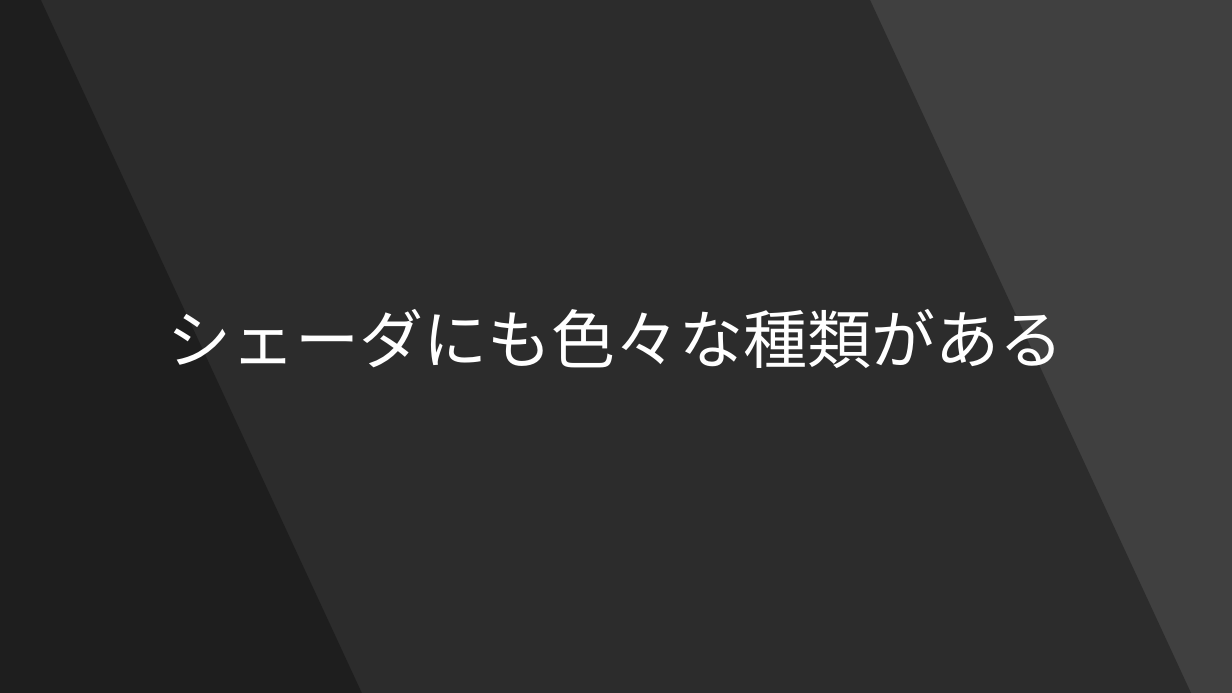
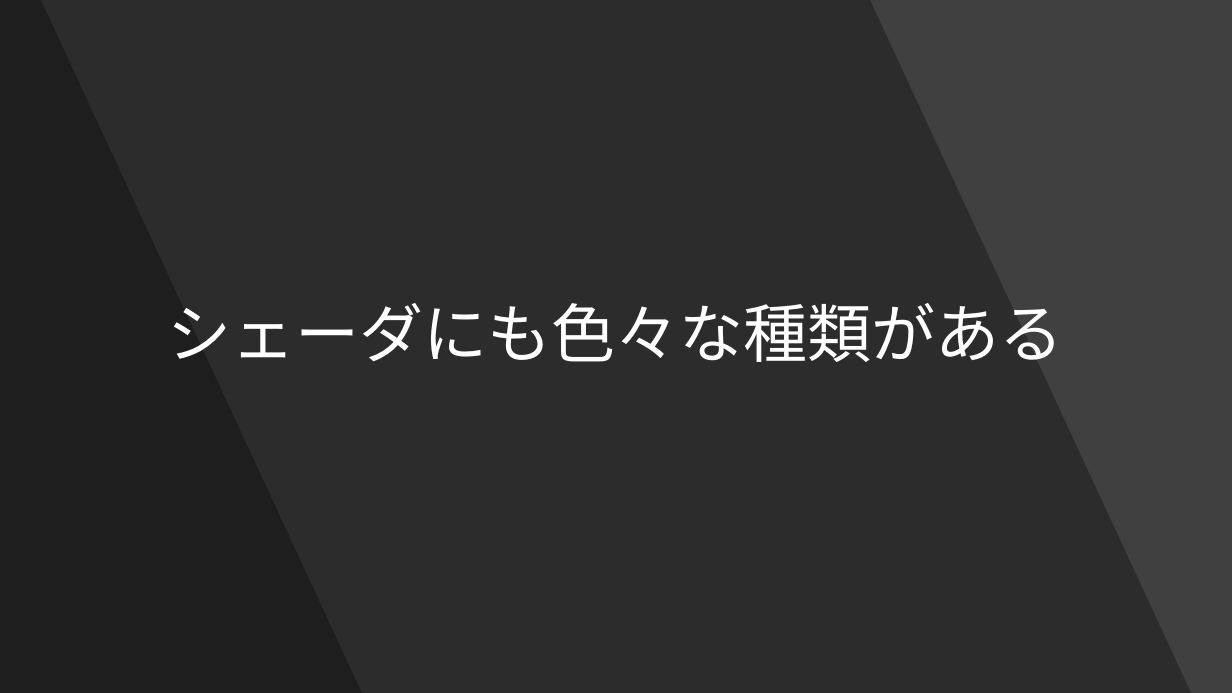
Before and after one commit to Forenard/TsubuyakiGLSL, a slide deck: slide 5 of つぶやきGLSLとは.pptx. Drawn at 1232x693 pixels with LibreOffice and Linux fonts; fonts in the diff are those of the drawing. Boxes give left, top, right and bottom in pixels: in the first picture for what was removed or moved away, otherwise in the second. Text is boxed around its words. In the diff, an @@ line names an element or a change of style, - is before the commit and + after.

```diff
--- a/つぶやきGLSLとは.pptx
+++ b/つぶやきGLSLとは.pptx
@@ text "シェーダにも色々な種類がある" at (168,303,1064,362): line spacing 0.8 to 0.7 @@
```
Also in this commit, not shown: 2 other slides changed, 14 slides added.
